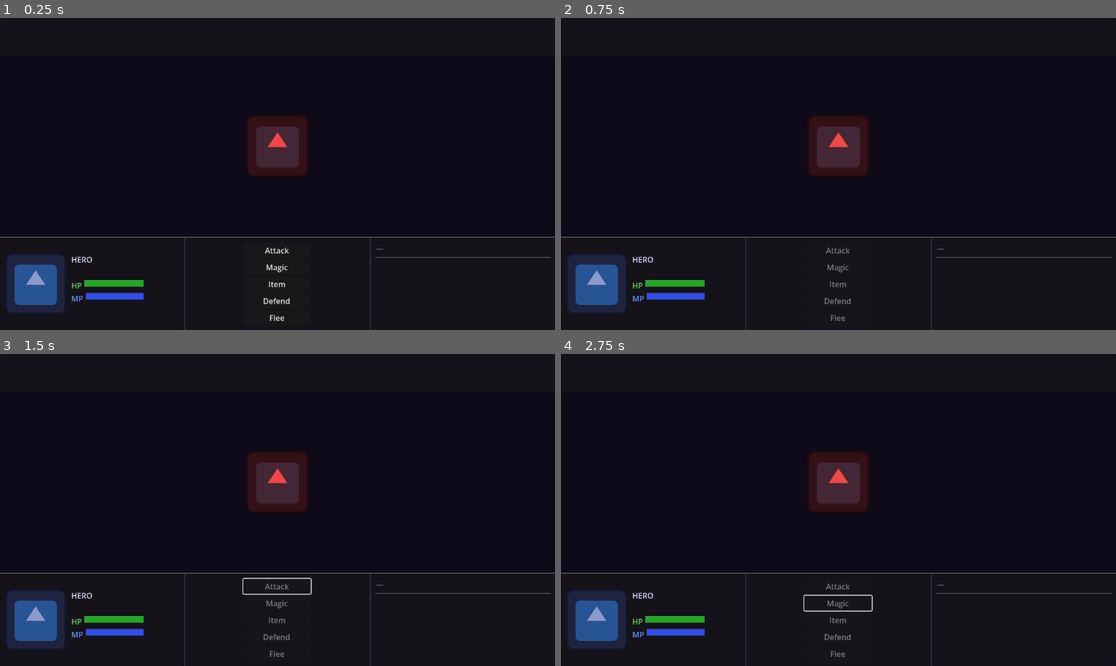
Above: before the commit, frames 1-4 (two rows, left to right).
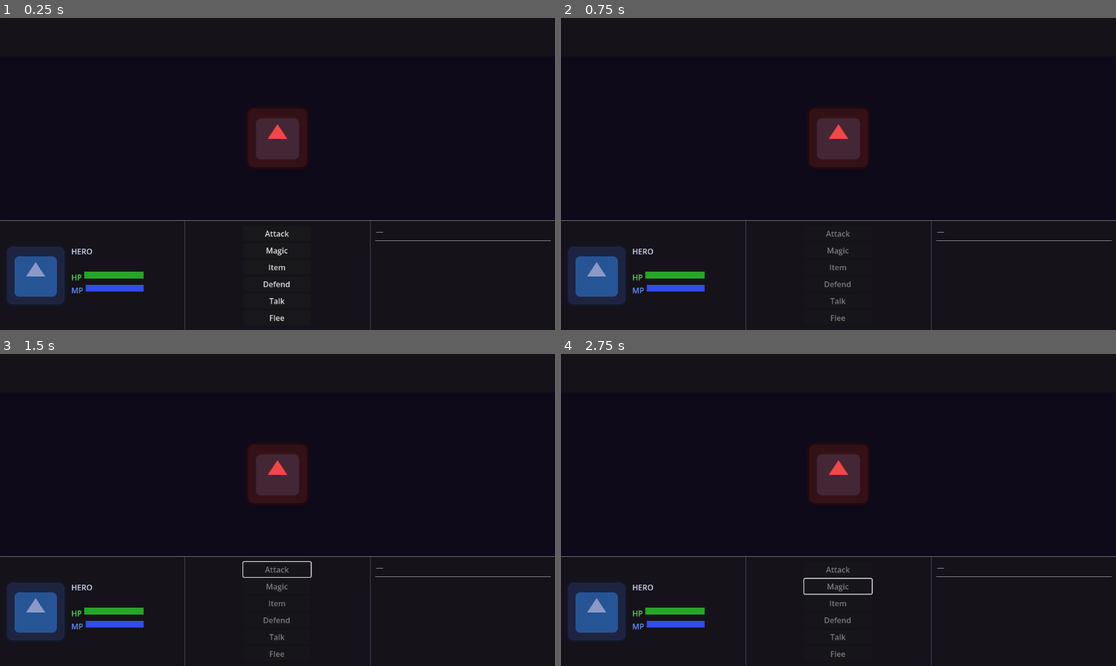
Above: after the commit, the same moments.

Repository: tausiftt5238/four-dragons-deep
Game: Godot game, scene res://scenes/combat.tscn
The game is run twice, just before and just after one commit, with the same random seed, the same clock (stepped at 60 frames per second) and the same inputs. This scene is started directly instead of the project's main scene. The engine's default icon, where the game draws it, is replaced by a stand-in: a white triangle on a blue panel in a dark square.
Inputs:
- Up to frame 1 (0.25 s): no input
- Up to frame 2 (0.75 s): click "Attack" at 0.5 s
- Up to frame 3 (1.5 s): tap Enter at 1.25 s; hold Right from 1.28 s (still down); tap Q at 1.35 s
- Up to frame 4 (2.75 s): tap Space at 2 s; release Right at 2.03 s; hold Down from 2.03 s (still down); tap Q at 2.1 s

The runs differ from the first frame. In frame 1, 4.1% of the frame differs, in the area x 0-100%, y 28-95%; in frame 2, 4.0%; in frame 3, 4.2%; in frame 4, 4.2%.
Error in both runs: Invalid access to property or key 'enemy_name' on a base object of type 'Nil'. (res://scripts/ui/combat_scene.gd:102)

Commit message:
implemented talk system

Diff:
--- a/scripts/core/main.gd
+++ b/scripts/core/main.gd
@@ -419,7 +419,7 @@
 				before if leveled else {}, after if leveled else {})
 		"lose":
 			_show_game_over()
-		"flee":
+		"flee", "talk":
 			_resume_from_overlay()
 
 
@@ -654,6 +654,7 @@
 			hp = p.hp, max_hp = p.max_hp, mp = p.mp, max_mp = p.max_mp,
 			gold = p.gold,
 			known_spells    = p.known_spells,
+			recruited       = p.recruited,
 			active_statuses = p.active_statuses,
 			inventory       = p.inventory,
 			equipped_weapon = p.equipped_weapon,
@@ -765,6 +766,9 @@
 	player_char.known_spells.clear()
 	player_char.known_spells.assign(pdata["known_spells"] as Array)
 
+	player_char.recruited.clear()
+	player_char.recruited.assign(pdata.get("recruited", []) as Array)
+
 	player_char.active_statuses.clear()
 	player_char.active_statuses.assign(pdata["active_statuses"] as Array)
 
--- a/scripts/entities/enemy.gd
+++ b/scripts/entities/enemy.gd
@@ -3,21 +3,23 @@
 # Use make_random() to generate a floor-scaled enemy without adding it to the tree.
 class_name Enemy extends CharacterSheet
 
-var enemy_name:    String = "Unknown"
-var exp_reward:    int    = 20
-var gold_reward:   int    = 5
-var status_attack: String = ""
-var weakness:      String = ""
+var enemy_name:      String = "Unknown"
+var exp_reward:      int    = 20
+var gold_reward:     int    = 5
+var status_attack:   String = ""
+var weakness:        String = ""
+var negotiable:      bool   = true
+var talk_difficulty: int    = 2
 
 # Template data for all enemy types. Stats are base values for floor 1.
 # min_floor / max_floor control which dungeon floors they appear on.
 # max_floor = -1 means no upper limit.
 const TEMPLATES: Array[Dictionary] = [
-	{name="Slime",    str=2, def=1, mag=0, agl=1, exp=15, gold=5,  status_attack="poison",     weakness="fire",    min_floor=1, max_floor=2},
-	{name="Goblin",   str=4, def=2, mag=0, agl=4, exp=25, gold=8,  status_attack="",           weakness="thunder", min_floor=1, max_floor=3},
-	{name="Skeleton", str=5, def=3, mag=1, agl=2, exp=30, gold=10, status_attack="immobilize", weakness="fire",    min_floor=2, max_floor=4},
-	{name="Wraith",   str=3, def=1, mag=5, agl=5, exp=40, gold=13, status_attack="silence",    weakness="ice",     min_floor=3, max_floor=-1},
-	{name="Troll",    str=7, def=5, mag=0, agl=1, exp=50, gold=17, status_attack="immobilize", weakness="ice",     min_floor=4, max_floor=-1},
+	{name="Slime",    str=2, def=1, mag=0, agl=1, exp=15, gold=5,  status_attack="poison",     weakness="fire",    min_floor=1, max_floor=2,  negotiable=true,  talk_difficulty=1},
+	{name="Goblin",   str=4, def=2, mag=0, agl=4, exp=25, gold=8,  status_attack="",           weakness="thunder", min_floor=1, max_floor=3,  negotiable=true,  talk_difficulty=2},
+	{name="Skeleton", str=5, def=3, mag=1, agl=2, exp=30, gold=10, status_attack="immobilize", weakness="fire",    min_floor=2, max_floor=4,  negotiable=false, talk_difficulty=0},
+	{name="Wraith",   str=3, def=1, mag=5, agl=5, exp=40, gold=13, status_attack="silence",    weakness="ice",     min_floor=3, max_floor=-1, negotiable=false, talk_difficulty=0},
+	{name="Troll",    str=7, def=5, mag=0, agl=1, exp=50, gold=17, status_attack="immobilize", weakness="ice",     min_floor=4, max_floor=-1, negotiable=true,  talk_difficulty=4},
 ]
 
 
@@ -41,8 +43,10 @@
 	e.exp_to_next = 0  # enemies don't level up
 	e.exp_reward  = t["exp"] * floor_num
 	e.gold_reward   = (t["gold"] + randi() % 5) * floor_num
-	e.status_attack = t.get("status_attack", "")
-	e.weakness      = t.get("weakness", "")
+	e.status_attack   = t.get("status_attack", "")
+	e.weakness        = t.get("weakness", "")
+	e.negotiable      = t.get("negotiable", true)
+	e.talk_difficulty = t.get("talk_difficulty", 2)
 	e.compute_max_hp()
 	return e
 
--- a/scripts/entities/player_character.gd
+++ b/scripts/entities/player_character.gd
@@ -13,6 +13,9 @@
 
 # Learnable spell IDs. Looked up in Spell.DATA for display and cost.
 var known_spells: Array[String] = []
+
+# Enemy names successfully recruited via the Talk > Threaten critical path.
+var recruited: Array[String] = []
 
 # Inventory: Array of item dicts. Consumables stack via the qty field.
 var inventory: Array[Dictionary] = []
--- a/scripts/ui/combat_scene.gd
+++ b/scripts/ui/combat_scene.gd
@@ -244,7 +244,7 @@
 	_action_vbox.size_flags_vertical   = Control.SIZE_SHRINK_CENTER
 	m.add_child(_action_vbox)
 
-	for action: String in ["Attack", "Magic", "Item", "Defend", "Flee"]:
+	for action: String in ["Attack", "Magic", "Item", "Defend", "Talk", "Flee"]:
 		var btn: Button = Button.new()
 		btn.text                = action
 		btn.custom_minimum_size = Vector2(140, 30)
@@ -437,6 +437,89 @@
 		_right_list.add_child(_dim_label("No items."))
 
 
+func _show_talk_submenu() -> void:
+	_hide_actions()
+	_right_back_btn.show()
+	_right_title.text = "TALK"
+	_right_title.add_theme_color_override("font_color", Color(0.50, 1.0, 0.70))
+	for child: Node in _right_list.get_children():
+		child.queue_free()
+
+	var bribe_cost: int = enemy.gold_reward / 2
+	var opts: Array[Array] = [
+		["Reason",   "Persuade with logic  (MAG)"],
+		["Bribe",    "Offer %d gold" % bribe_cost],
+		["Threaten", "Intimidate  (AGL) — risky"],
+	]
+	for opt: Array in opts:
+		var btn: Button = Button.new()
+		btn.text                = opt[1] as String
+		btn.custom_minimum_size = Vector2(0, 28)
+		btn.pressed.connect(_on_talk.bind(opt[0] as String))
+		_right_list.add_child(btn)
+
+
+func _on_talk(approach: String) -> void:
+	_show_main_actions()
+	_set_buttons(false)
+
+	if approach == "Bribe":
+		var cost: int = enemy.gold_reward / 2
+		if player.gold < cost:
+			_log("[color=gray]Not enough gold to bribe.[/color]")
+			await get_tree().create_timer(0.9).timeout
+			if is_instance_valid(self):
+				_set_buttons(true)
+				_refresh_button_states()
+			return
+		player.gold -= cost
+
+	var success: bool = false
+	var recruit: bool = false
+
+	match approach:
+		"Reason":
+			var score: int = player.effective_mag() - enemy.talk_difficulty * 2
+			success = randi() % 10 < (5 + score)
+		"Bribe":
+			success = true
+		"Threaten":
+			var score: int = player.effective_agl() - enemy.agl
+			var roll: int  = randi() % 10
+			if roll < (4 + score):
+				success = true
+				recruit = (roll == 0)
+
+	if success:
+		var msg: String = "[color=lime]%s backed down.[/color]" % enemy.enemy_name
+		if recruit:
+			player.recruited.append(enemy.enemy_name)
+			msg += "  [color=yellow]Recruited %s![/color]" % enemy.enemy_name
+		elif approach == "Reason":
+			player.gold += enemy.gold_reward / 2
+		_log(msg)
+		await get_tree().create_timer(1.5).timeout
+		_end_combat("talk")
+	else:
+		_log("[color=red]%s is enraged![/color]" % enemy.enemy_name)
+		var p_hp_before: int = player.hp
+		var e_msg: String    = _apply_enemy_turn()
+		if approach == "Threaten":
+			e_msg += "\n" + _apply_enemy_turn()
+		_refresh_hp()
+		if player.hp < p_hp_before:
+			_shake_portrait(_player_portrait)
+		_log(e_msg)
+		if not player.is_alive():
+			await get_tree().create_timer(1.8).timeout
+			_end_combat("lose")
+			return
+		await get_tree().create_timer(1.1).timeout
+		if is_instance_valid(self):
+			_set_buttons(true)
+			_refresh_button_states()
+
+
 func _dim_label(text: String) -> Label:
 	var lbl: Label = Label.new()
 	lbl.text = text
@@ -453,6 +536,12 @@
 			return
 		"Item":
 			_show_item_submenu()
+			return
+		"Talk":
+			if not enemy.negotiable:
+				_log("[color=gray]%s won't listen.[/color]" % enemy.enemy_name)
+				return
+			_show_talk_submenu()
 			return
 		"Flee":
 			_set_buttons(false)
